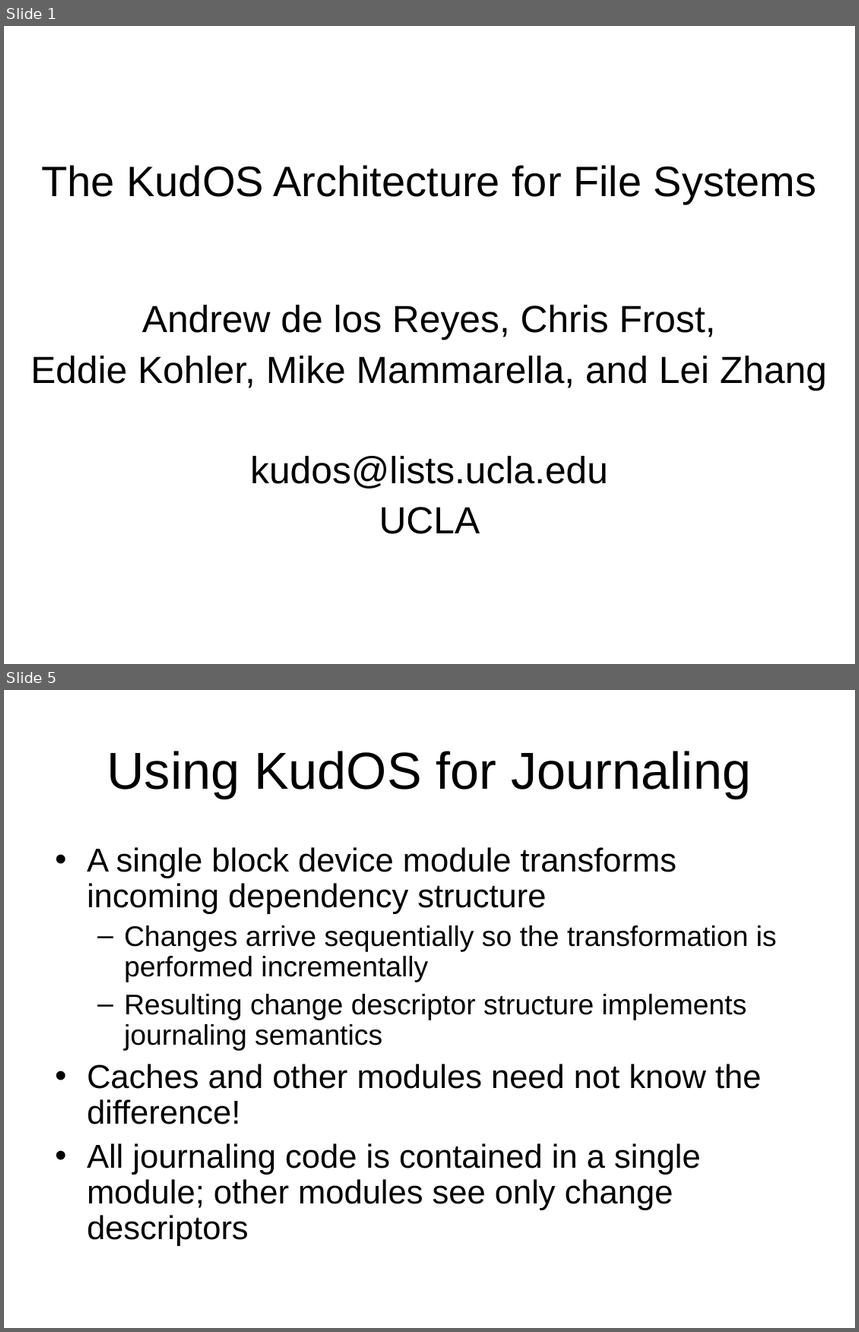
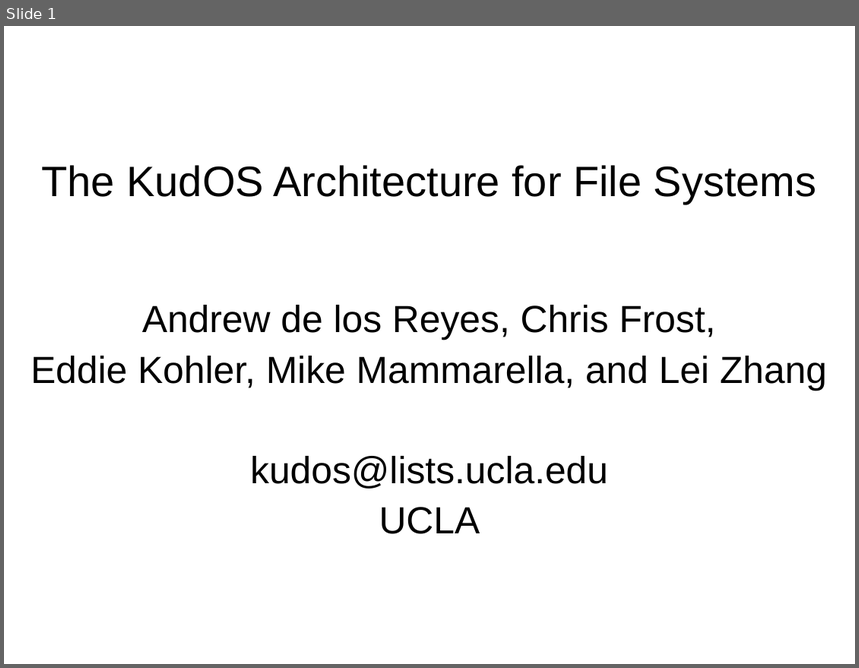
Before and after one commit to ucla-readable/fstitch-doc, a slide deck: sosp_wip/sosp_wip_kudos.ppt. Shown one above the other, each under a label of ours: slides 1 and 5 before the commit, slide 1 after it; the slides between them are not shown. The pictures are 859x1332 and 859x668 pixels, drawn with LibreOffice and Linux fonts; fonts in the diff are those of the drawing; background and template pictures are left out. Boxes give left, top, right and bottom in pixels: in the first picture for what was removed or moved away, otherwise in the second. Text is boxed around its words. In the diff, an @@ line names an element or a change of style, - is before the commit and + after.

```diff
--- a/sosp_wip/sosp_wip_kudos.ppt
+++ b/sosp_wip/sosp_wip_kudos.ppt
@@ slide 5 removed at (4,690,855,1328), background #FFFFFF @@
@@ title removed at (107,751,751,799) @@
-Using KudOS for Journaling
@@ text removed at (87,847,777,1246) @@
-• A single block device module transforms incoming dependency structure
-  – Changes arrive sequentially so the transformation is performed incrementally
-  – Resulting change descriptor structure implements journaling semantics
-• Caches and other modules need not know the difference!
-• All journaling code is contained in a single module; other modules see only change descriptors
```
Also in this commit, not shown: 3 slides changed, 6 slides added, 3 other slides removed.
